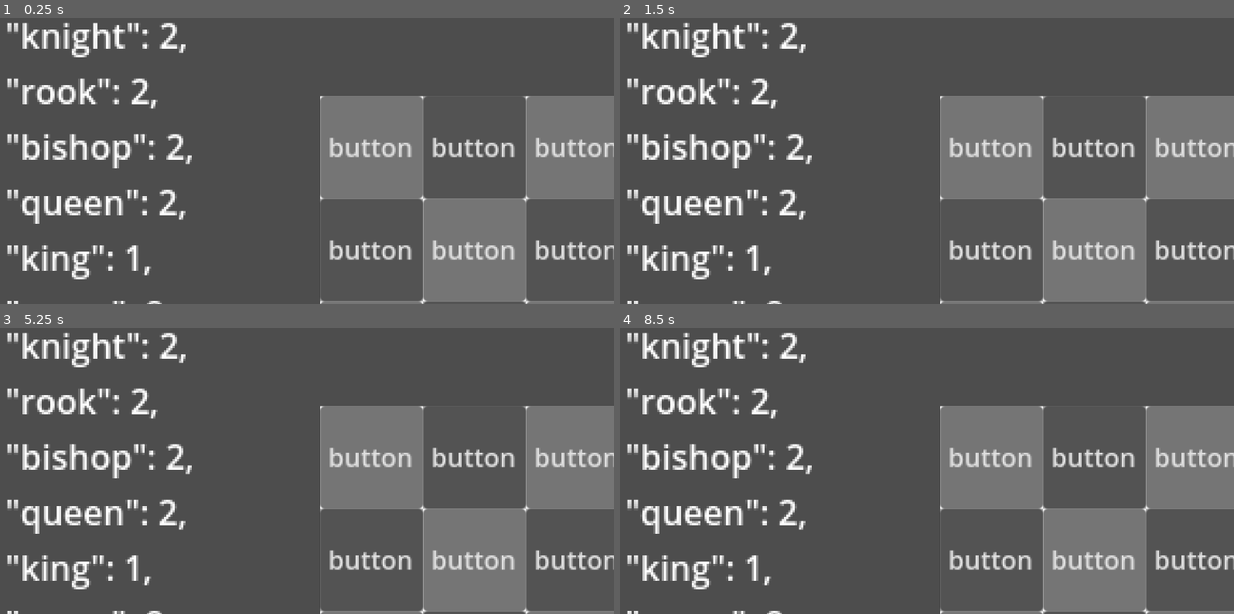
Above: before the commit, frames 1-4 (two rows, left to right).
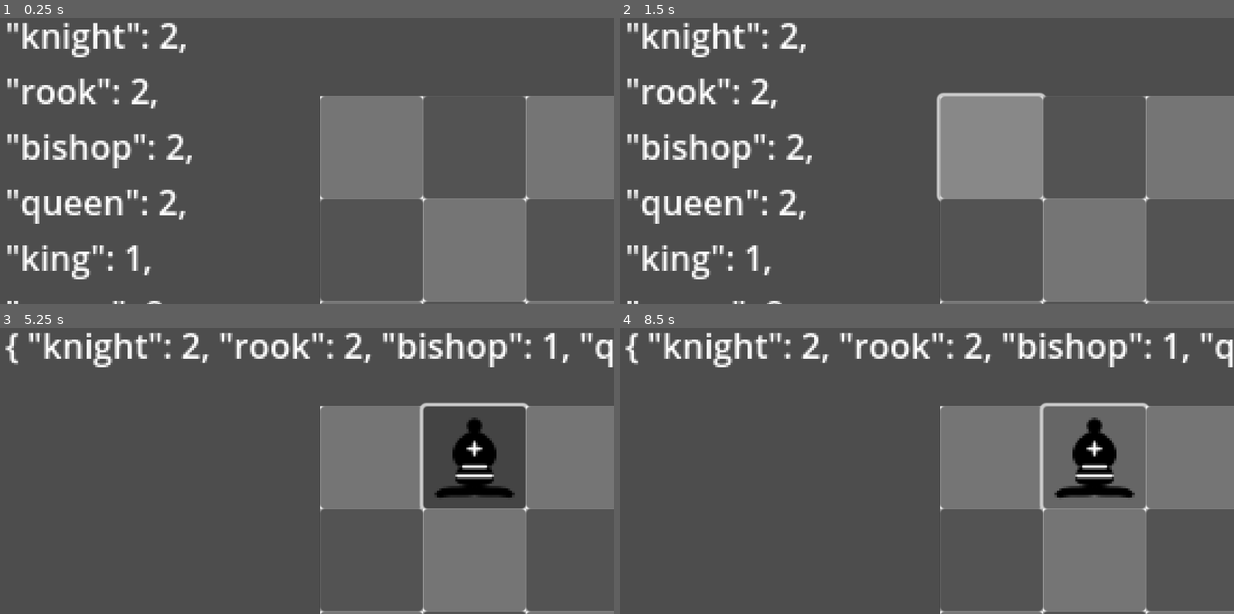
Above: after the commit, the same moments.

Repository: Noelithub77/Chessialo
Game: Godot game, scene res://main.tscn
The game is run twice, just before and just after one commit, with the same random seed, the same clock (stepped at 60 frames per second) and the same inputs.
Inputs (mouse positions are in pixels of both pictures, inside the frame that each line leads up to):
- Up to frame 1 (0.25 s): no input
- Up to frame 2 (1.5 s): click (994, 146) at 0.5 s, where only the run before the commit has a clickable "button"; click (994, 146) at 1.27 s
- Up to frame 3 (5.25 s): click (374, 456) at 2 s, where only the run before the commit has a clickable "button"; click (374, 456) at 2.77 s; click (374, 456) at 3.5 s, where only the run before the commit has a clickable "button"; click (374, 456) at 4.27 s; tap Enter at 5 s; move the mouse to (442, 422) at 5.02 s; tap B (b) at 5.1 s; click (442, 422) at 5.17 s
- Up to frame 4 (8.5 s): tap K (k) at 5.3, 5.85 s; tap Space at 5.75, 7.25 s; move the mouse to (804, 459) at 5.77 s; click (804, 459) at 5.92 s; tap P (p) at 6.05, 6.6 s; tap Enter at 6.5, 8 s; move the mouse to (988, 365) at 6.52 s; click (988, 365) at 6.67 s; tap Q (q) at 6.8, 7.35 s; move the mouse to (896, 511) at 7.27 s; click (896, 511) at 7.42 s; tap R (r) at 7.55, 8.1 s; move the mouse to (1111, 493) at 8.02 s; click (1111, 493) at 8.17 s; tap B (b) at 8.3 s

The runs differ from the first frame. In frame 1, 2.5% of the frame differs, in the area x 53-100%, y 41-85%; in frame 2, 2.9%; in frame 3, 13%, in the area x 0-100%, y 1-100%; in frame 4, 13%.

Commit message:
First working model via the button thing

Diff:
--- a/board.gd
+++ b/board.gd
@@ -2,7 +2,7 @@
 @export var square_scene : PackedScene
 signal square_clicked(grid_pos: Vector2)
 
-var grid = []
+@export var grid = []
 var square_size = 64
 var board_size = 8
 var occupied_squares = {}
@@ -12,18 +12,20 @@
 func _ready():
 	create_grid()
 	print("board's _ready")
+	#_on_square_pressed(Vector2(6,6))
 
 func create_grid():
 	for row in range(board_size):
 		for col in range(board_size):
 			var square_instance = square_scene.instantiate()
+			square_instance.name = str(Vector2(col,row))
 			var color = Color.WHITE if (row + col) % 2 == 0 else Color.DARK_GRAY
 			# Update to reference ColorRect directly
 			var color_rect = square_instance.get_node("ColorRect")
 			color_rect.color = color
 			# Get button as child of ColorRect
 			var button = color_rect.get_node("Button")
-			button.pressed.connect(_on_square_pressed.bind(Vector2(col, row)))
+			button.connect("pressed", Callable(self, "on_square_pressed").bind(Vector2(col, row)))
 
 			# Set position for each square
 			square_instance.position = Vector2(col * square_size, row * square_size)
@@ -33,7 +35,7 @@
 			occupied_squares[Vector2(col,row)] = false
 			occupied_by_piece[Vector2(col,row)] = "none"
 
-func _on_square_pressed(grid_pos: Vector2):
+func on_square_pressed(grid_pos: Vector2):
 	square_clicked.emit(grid_pos)
 	print("Square clicked at: ", grid_pos)
 
@@ -42,10 +44,3 @@
 	if index >= 0 and index < grid.size():
 		return grid[index]
 	return null
-
-	# func is_square_pressed(grid_pos: Vector2) -> bool:
-	# 	var square = get_square(grid_pos)
-	# 	if square:
-	# 		var button = square.get_node("Button")
-	# 		return button.is_pressed()
-	# 	return false
--- /dev/null
+++ b/button.gd
@@ -0,0 +1,15 @@
+extends Button
+
+
+# Called when the node enters the scene tree for the first time.
+func _ready() -> void:
+	pass # Replace with function body.
+
+
+# Called every frame. 'delta' is the elapsed time since the previous frame.
+func _process(delta: float) -> void:
+	pass
+
+
+func _on_pressed() -> void:
+	print("button's script works") # Replace with function body.
--- a/square'.tscn
+++ /dev/null
@@ -1,30 +0,0 @@
-[gd_scene format=3 uid="uid://rpcef5sktcfa"]
-
-[node name="Square" type="Node2D"]
-
-[node name="ColorRect" type="ColorRect" parent="."]
-custom_minimum_size = Vector2(64, 64)
-anchors_preset = 8
-anchor_left = 0.5
-anchor_top = 0.5
-anchor_right = 0.5
-anchor_bottom = 0.5
-offset_left = -20.0
-offset_top = -20.0
-offset_right = 20.0
-offset_bottom = 20.0
-grow_horizontal = 2
-grow_vertical = 2
-
-[node name="ContentTextureRect" type="TextureRect" parent="ColorRect"]
-layout_mode = 0
-anchor_left = 0.5
-anchor_top = 0.5
-anchor_right = 0.5
-anchor_bottom = 0.5
-offset_left = -20.0
-offset_top = -20.0
-offset_right = 20.0
-offset_bottom = 20.0
-grow_horizontal = 2
-grow_vertical = 2
--- a/square.tscn
+++ b/square.tscn
@@ -1,4 +1,6 @@
-[gd_scene format=3 uid="uid://dfs6hxmk5w8at"]
+[gd_scene load_steps=2 format=3 uid="uid://dfs6hxmk5w8at"]
+
+[ext_resource type="Script" path="res://button.gd" id="2_q2bt3"]
 
 [node name="Square" type="Node2D"]
 
@@ -15,6 +17,7 @@
 offset_bottom = 32.0
 grow_horizontal = 2
 grow_vertical = 2
+mouse_filter = 2
 
 [node name="Button" type="Button" parent="ColorRect"]
 layout_mode = 1
@@ -23,11 +26,12 @@
 anchor_bottom = 1.0
 grow_horizontal = 2
 grow_vertical = 2
+theme_override_colors/font_hover_color = Color(0.873412, 0.710951, 0.0914763, 1)
+theme_override_colors/font_pressed_color = Color(0.663739, 0.734061, 0.0909931, 1)
 theme_override_colors/icon_hover_color = Color(0.675645, 0.694294, 0.118244, 1)
 theme_override_colors/icon_hover_pressed_color = Color(0.679678, 0.671079, 0.159453, 1)
 action_mode = 0
-button_mask = 7
-text = "button"
+script = ExtResource("2_q2bt3")
 
 [node name="ContentTextureRect" type="TextureRect" parent="ColorRect"]
 layout_mode = 1
@@ -36,3 +40,4 @@
 anchor_bottom = 1.0
 grow_horizontal = 2
 grow_vertical = 2
+mouse_filter = 2
--- a/tboard.gd
+++ /dev/null
@@ -1,41 +0,0 @@
-extends GridContainer
-
-@export var square_scene : PackedScene
-
-var grid = []
-var square_size = Vector2(64, 64)
-var board_size = 8
-var occupied_squares = {}
-var occupied_by_piece = {}
-
-
-func _ready():
-	create_grid()
-
-func create_grid():
-	for row in range(board_size):
-		for col in range(board_size):
-			var square_instance = square_scene.instantiate()
-			var color = Color.WHITE if (row + col) % 2 == 0 else Color.DARK_GRAY
-			square_instance.get_node("ColorRect").color = color
-			square_instance.position = Vector2(col * square_size.x, row * square_size.y)
-			add_child(square_instance)
-			grid.append(square_instance)
-			occupied_squares[Vector2(col,row)] = false
-			occupied_by_piece[Vector2(col,row)] = "none"
-
-
-func get_grid_pos(world_position: Vector2) -> Vector2:
-	var board_pos = world_position - position
-	var col = int(board_pos.x / square_size.x)
-	var row = int(board_pos.y / square_size.y)
-	return Vector2(col,row)
-
-func get_world_pos(grid_position: Vector2) -> Vector2:
-	return grid_position * square_size + position + square_size/2
-
-func get_square(grid_pos: Vector2):
-	var index = grid_pos.y * board_size + grid_pos.x
-	if index >= 0 and index < grid.size():
-		return grid[index]
-	return null
--- a/tmain.gd
+++ /dev/null
@@ -1,210 +0,0 @@
-extends Node2D
-
-@export var board : Node2D
-@export var enemy_texture : Texture2D
-
-var active_piece_type : String = "none"
-var player_pieces = []
-var enemy_timer : float = 0
-var enemy_spawn_rate : float = 5
-var enemy_count = 0
-var score : int = 0
-var piece_types = {
-	"k" : "knight",
-	"r" : "rook",
-	"b" : "bishop",
-	"q" : "queen",
-	"x" : "king",
-	"p" : "pawn",
-}
-var available_pieces = {
-	"knight": 8,
-	"rook": 8,
-	"bishop": 8,
-	"queen": 8,
-	"king": 8,
-	"pawn": 8,
-}
-var textures = {
-	"knight": load("res://assets/WKnight.svg"),
-	"rook": load("res://assets/WRook.svg"),
-	"bishop": load("res://assets/WBishop.svg"),
-	"queen": load("res://assets/WQueen.svg"),
-	"king": load("res://assets/WKing.svg"),
-	"pawn": load("res://assets/WPawn.svg"),
-}
-
-func _ready():
-	$ScoreLabel.text = "Score: " + str(score)
-	player_pieces = []
-	pass
-
-func _process(delta):
-	enemy_timer += delta
-	if enemy_timer > enemy_spawn_rate:
-		enemy_timer = 0
-		spawn_enemy()
-
-	if Input.is_action_just_pressed("use_piece"):
-		get_piece()
-
-func _input(event):
-	if event is InputEventMouseButton and event.pressed and active_piece_type != "none":
-		print("Mouse clicked, active_piece_type: ", active_piece_type)
-		var mouse_pos = get_global_mouse_position()
-		var grid_pos = board.get_grid_pos(mouse_pos)
-		place_piece(grid_pos)
-		print(grid_pos)
-
-func spawn_enemy():
-	var random_pos = Vector2(randi_range(0,7),randi_range(0,7))
-	while board.occupied_squares.get(random_pos, false):
-		random_pos = Vector2(randi_range(0,7),randi_range(0,7))
-	var square = board.get_square(random_pos)
-	square.get_node("ColorRect/ContentTextureRect").texture = enemy_texture
-	square.get_node("ColorRect/ContentTextureRect").visible = true
-	board.occupied_squares[random_pos] = true
-	enemy_count +=1
-
-func get_piece():
-	for key in piece_types.keys():
-		if Input.is_action_just_pressed(key):
-			if piece_types[key] in available_pieces and available_pieces[piece_types[key]] > 0:
-				active_piece_type = piece_types[key]
-				return
-			else:
-				print("No " + piece_types[key] + " available")
-
-
-func place_piece(grid_pos : Vector2):
-	if !board.occupied_squares.get(grid_pos, false):
-		var square = board.get_square(grid_pos)
-		square.get_node("ColorRect/ContentTextureRect").texture = textures[active_piece_type]
-		square.get_node("ColorRect/ContentTextureRect").visible = true
-		player_pieces.append({"type" : active_piece_type, "pos" : grid_pos})
-		board.occupied_squares[grid_pos] = true
-		available_pieces[active_piece_type] -= 1
-		active_piece_type = "none"
-		check_kills()
-	else:
-		print("Already occupied")
-
-
-func check_kills():
-	var killed_positions = []
-	for piece_data in player_pieces:
-		var kills = get_moves(piece_data.type, piece_data.pos)
-		for pos in kills:
-			if board.occupied_squares.get(pos, false):
-				killed_positions.append(pos)
-
-	for pos in killed_positions:
-		var square = board.get_square(pos)
-		square.get_node("ColorRect/ContentTextureRect").texture = null
-		square.get_node("ColorRect/ContentTextureRect").visible = false
-		board.occupied_squares[pos] = false
-		enemy_count -=1
-		score +=1
-		$ScoreLabel.text = "Score: " + str(score)
-
-
-func get_moves(piece_type : String, grid_position : Vector2) -> Array[Vector2]:
-	match piece_type:
-		"knight":
-			return get_knight_moves(grid_position)
-		"rook":
-			return get_rook_moves(grid_position)
-		"bishop":
-			return get_bishop_moves(grid_position)
-		"queen":
-			return get_queen_moves(grid_position)
-		"king":
-			return get_king_moves(grid_position)
-		"pawn":
-			return get_pawn_moves(grid_position)
-	return []
-
-
-func get_knight_moves(grid_position : Vector2) -> Array[Vector2]:
-	var moves = []
-	var directions = [
-		Vector2(-2, -1), Vector2(-2, 1),
-		Vector2(-1, -2), Vector2(-1, 2),
-		Vector2(1, -2), Vector2(1, 2),
-		Vector2(2, -1), Vector2(2, 1)
-	]
-	for dir in directions:
-		var new_pos = grid_position + dir
-		if new_pos.x >= 0 and new_pos.x < 8 and new_pos.y >= 0 and new_pos.y < 8:
-			moves.append(new_pos)
-	return moves
-
-func get_rook_moves(grid_position : Vector2) -> Array[Vector2]:
-	var moves = []
-	var directions = [
-		Vector2(1,0), Vector2(-1,0),Vector2(0,1), Vector2(0,-1)
-	]
-
-	for dir in directions:
-		var current_pos = grid_position + dir
-		while current_pos.x >= 0 and current_pos.x < 8 and current_pos.y >= 0 and current_pos.y < 8:
-			moves.append(current_pos)
-			current_pos += dir
-	return moves
-
-func get_bishop_moves(grid_position : Vector2) -> Array[Vector2]:
-	var moves = []
-	var directions = [
-		Vector2(1,1), Vector2(-1,-1),Vector2(1,-1), Vector2(-1,1)
-	]
-
-	for dir in directions:
-		var current_pos = grid_position + dir
-		while current_pos.x >= 0 and current_pos.x < 8 and current_pos.y >= 0 and current_pos.y < 8:
-			moves.append(current_pos)
-			current_pos += dir
-	return moves
-
-func get_queen_moves(grid_position : Vector2) -> Array[Vector2]:
-	var moves = []
-	var directions = [
-		Vector2(1,0), Vector2(-1,0),Vector2(0,1), Vector2(0,-1),
-		Vector2(1,1), Vector2(-1,-1),Vector2(1,-1), Vector2(-1,1)
-	]
-
-	for dir in directions:
-		var current_pos = grid_position + dir
-		while current_pos.x >= 0 and current_pos.x < 8 and current_pos.y >= 0 and current_pos.y < 8:
-			moves.append(current_pos)
-			current_pos += dir
-	return moves
-
-func get_king_moves(grid_position : Vector2) -> Array[Vector2]:
-	var moves = []
-	var directions = [
-		Vector2(1,0), Vector2(-1,0),Vector2(0,1), Vector2(0,-1),
-		Vector2(1,1), Vector2(-1,-1),Vector2(1,-1), Vector2(-1,1)
-	]
-	for dir in directions:
-		var new_pos = grid_position + dir
-		if new_pos.x >= 0 and new_pos.x < 8 and new_pos.y >= 0 and new_pos.y < 8:
-			moves.append(new_pos)
-	return moves
-
-func get_pawn_moves(grid_position : Vector2) -> Array[Vector2]:
-	var moves = []
-	var move_direction = -1
-	var new_pos = grid_position + Vector2(0,move_direction)
-	if new_pos.x >= 0 and new_pos.x < 8 and new_pos.y >= 0 and new_pos.y < 8:
-		moves.append(new_pos)
-		if grid_position.y == (4 + move_direction):
-			new_pos = grid_position + Vector2(0,move_direction*2)
-			if new_pos.x >= 0 and new_pos.x < 8 and new_pos.y >= 0 and new_pos.y < 8:
-				moves.append(new_pos)
-	new_pos = grid_position + Vector2(1,move_direction)
-	if new_pos.x >= 0 and new_pos.x < 8 and new_pos.y >= 0 and new_pos.y < 8:
-		moves.append(new_pos)
-	new_pos = grid_position + Vector2(-1,move_direction)
-	if new_pos.x >= 0 and new_pos.x < 8 and new_pos.y >= 0 and new_pos.y < 8:
-		moves.append(new_pos)
-	return moves
